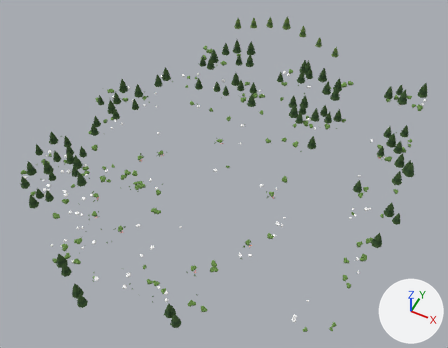
The glTF model assets/models/greystone/reference_v5/vegetation.glb: old version first, new version second.
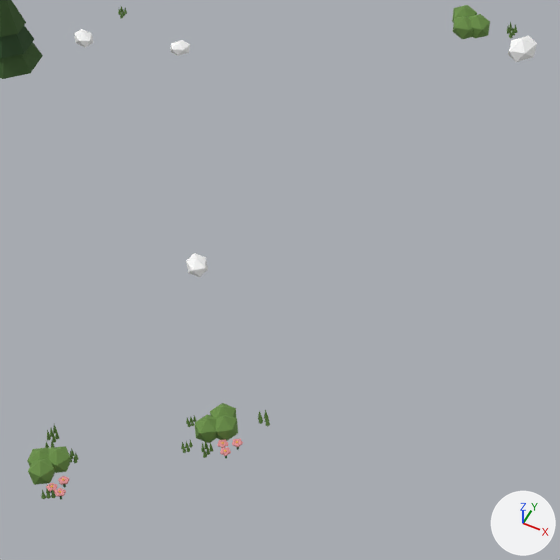
The first picture shows the older version from a 50 mm lens placed at (50.1, -86.7, 122.7), pointed at (4.4, 4.7, 8.5). The close-ups show the older and then the newer version on the part from 30% to 45% of the width and 29% to 49% of the height of that picture. Only the edits that show in the close-ups are written down. Every picture has the same lights, and +X, +Y and +Z are marked at lower right. Where no turn or scale is listed for an object, it has been applied to the vertices.

The first close-up shows 'PineGrove.018', 'RimShrub.001', 'Shrub.003', 'Shrub.004' and 15 more.
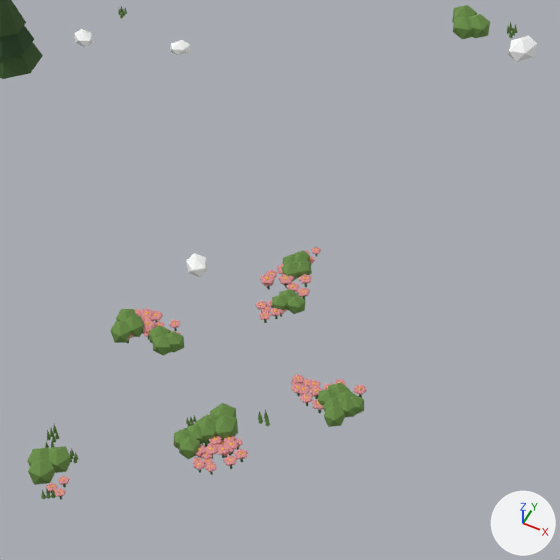
Patch to the scene script:
```diff
--- a/assets/models/greystone/reference_v5/vegetation.glb.py
+++ b/assets/models/greystone/reference_v5/vegetation.glb.py
@@ me_courtyard_bed_itemrear @@
+me_courtyard_bed_itemrear.from_pydata(...)  # 1692 vertices, 2844 faces; spans x -21.48..-18.86, y 9.83..11.62, z 3.04..3.85
+# faces by material slot: [180, 504, 1800, 360]
+me_courtyard_bed_itemrear.materials.append(mat_g04_leaf_light)  # green #6b9147
+me_courtyard_bed_itemrear.materials.append(mat_g04_leaf)  # dark green #3d6e3d
+me_courtyard_bed_itemrear.materials.append(mat_g04_flower)  # pink #de9194
+me_courtyard_bed_itemrear.materials.append(mat_g04_gold)  # orange #f2b84c
@@ me_courtyard_bed_itemeast @@
+me_courtyard_bed_itemeast.from_pydata(...)  # 1692 vertices, 2844 faces; spans x -16.96..-14.42, y 6.0..8.76, z 3.04..3.84
+# faces by material slot: [180, 504, 1800, 360]
+me_courtyard_bed_itemeast.materials.append(mat_g04_leaf_light)  # green #6b9147
+me_courtyard_bed_itemeast.materials.append(mat_g04_leaf)  # dark green #3d6e3d
+me_courtyard_bed_itemeast.materials.append(mat_g04_flower)  # pink #de9194
+me_courtyard_bed_itemeast.materials.append(mat_g04_gold)  # orange #f2b84c
@@ me_courtyard_bed_innwest @@
+me_courtyard_bed_innwest.from_pydata(...)  # 1692 vertices, 2844 faces; spans x -18.16..-16.16, y 12.87..16.75, z 3.04..3.73
+# faces by material slot: [180, 504, 1800, 360]
+me_courtyard_bed_innwest.materials.append(mat_g04_leaf_light)  # green #6b9147
+me_courtyard_bed_innwest.materials.append(mat_g04_leaf)  # dark green #3d6e3d
+me_courtyard_bed_innwest.materials.append(mat_g04_flower)  # pink #de9194
+me_courtyard_bed_innwest.materials.append(mat_g04_gold)  # orange #f2b84c
@@ me_courtyard_bed_innfront @@
+me_courtyard_bed_innfront.from_pydata(...)  # 1692 vertices, 2844 faces; spans x -14.9..-12.09, y 9.64..11.7, z 3.04..3.85
+# faces by material slot: [180, 504, 1800, 360]
+me_courtyard_bed_innfront.materials.append(mat_g04_leaf_light)  # green #6b9147
+me_courtyard_bed_innfront.materials.append(mat_g04_leaf)  # dark green #3d6e3d
+me_courtyard_bed_innfront.materials.append(mat_g04_flower)  # pink #de9194
+me_courtyard_bed_innfront.materials.append(mat_g04_gold)  # orange #f2b84c
@@ ob_courtyard_bed_itemrear @@
+ob_courtyard_bed_itemrear = bpy.data.objects.new('Courtyard_Bed_ItemRear', me_courtyard_bed_itemrear)
+ob_courtyard_bed_itemrear.location = (0.0, 0.0, 0.0)
@@ ob_courtyard_bed_itemeast @@
+ob_courtyard_bed_itemeast = bpy.data.objects.new('Courtyard_Bed_ItemEast', me_courtyard_bed_itemeast)
+ob_courtyard_bed_itemeast.location = (0.0, 0.0, 0.0)
@@ ob_courtyard_bed_innwest @@
+ob_courtyard_bed_innwest = bpy.data.objects.new('Courtyard_Bed_InnWest', me_courtyard_bed_innwest)
+ob_courtyard_bed_innwest.location = (0.0, 0.0, 0.0)
@@ ob_courtyard_bed_innfront @@
+ob_courtyard_bed_innfront = bpy.data.objects.new('Courtyard_Bed_InnFront', me_courtyard_bed_innfront)
+ob_courtyard_bed_innfront.location = (0.0, 0.0, 0.0)
```

What differs and where, as boxes [x1, y1, x2, y2] in the close-ups (560 x 560 px):
'Courtyard_Bed_ItemEast', added: after [174, 414, 248, 475]
    faces in mat_g04_leaf_light (green #6b9147): [174, 414, 236, 459]
    faces in mat_g04_flower (pink #de9194): [174, 435, 248, 472]
'Courtyard_Bed_InnWest', added: after [256, 247, 321, 323]
    faces in mat_g04_leaf_light (green #6b9147): [271, 250, 312, 314]
    faces in mat_g04_flower (pink #de9194): [256, 247, 321, 320]
'Courtyard_Bed_InnFront', added: after [291, 374, 367, 427]
    faces in mat_g04_leaf_light (green #6b9147): [318, 382, 364, 427]
    faces in mat_g04_flower (pink #de9194): [291, 374, 367, 410]
'Courtyard_Bed_ItemRear', added: after [110, 308, 184, 356]
    faces in mat_g04_leaf_light (green #6b9147): [110, 309, 184, 356]
    faces in mat_g04_flower (pink #de9194): [127, 308, 181, 340]
